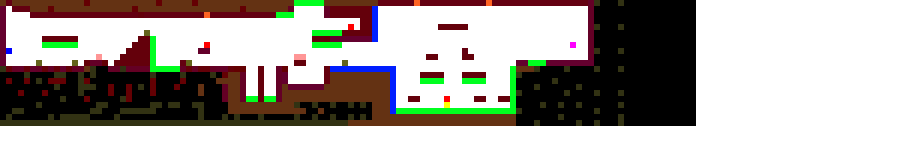
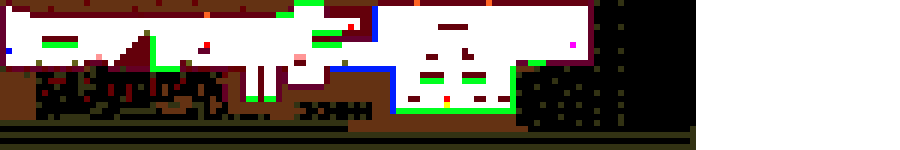
Comparing the layer stacks of the two w=900, h=150 images. Changes:
painted on "level1.png" over box(0, 72, 696, 150)
